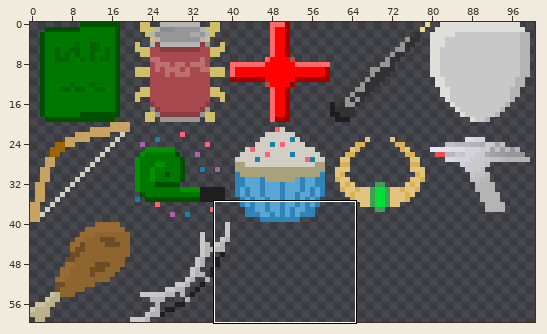
Two states of a sprite sheet, Images/Weapons.png. The first picture is a wide view before the edit; the outline marks the close-up.
Close-up. Before the commit:
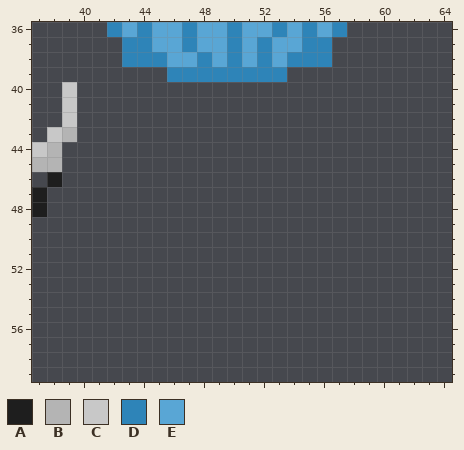
The file is 101x60 pixels. Colours within 5 levels of each other are drawn and written as one. Shown: x 37..64, y 36..59.
Palette (. is transparent): A #1e1e1e  B #b4b4b4  C #c8c8c8  D #2e84b8  E #59a6d5
Pixels before, first column x 37:
36 .....DEDEEDEEDEEDEDED
37 ......DDEEDEEDEDEEDD.
38 ......DDDEEDEDEDEDDD.
39 .........DDDDDDDD....
40 ..C..................
41 ..C..................
42 ..C..................
43 .CB..................
44 CB...................
45 BB...................
46 .A...................
47 A....................
48 A....................
The same view after the edit:
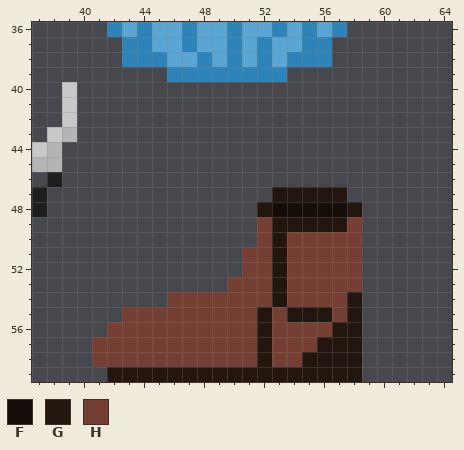
Colours new in this view: F #150d09  G #23160f  H #763f34
Edits made:
The author put colour F in row 48 at x 53 to 57.
The author put colour G in row 47 at x 53 to 57; in row 48 at x 52 and 58; in row 49 at x 53 to 57; in rows 50 to 53 at x 53; in row 54 at x 53 and 58; in row 55 at x 52, 54 to 56 and 58.
The author put colour G in row 56 at x 52 and 57 to 58; in row 57 at x 52 and 56 to 58; in row 58 at x 52 and 55 to 58; in row 59 at x 42 to 58.
The author put colour H in row 49 at x 52 and 58; in row 50 at x 52 and 54 to 58; in rows 51 to 52 at x 51 to 52 and 54 to 58; in row 53 at x 50 to 52 and 54 to 58; in row 54 at x 46 to 52 and 54 to 57; in row 55 at x 43 to 51, 53 and 57.
The author put colour H in row 56 at x 42 to 51 and 53 to 56; in row 57 at x 41 to 51 and 53 to 55; in row 58 at x 41 to 51 and 53 to 54.
Pixel boxes of the changes (left, top, right, bottom) in both close-ups:
added: (92, 187, 362, 382)
